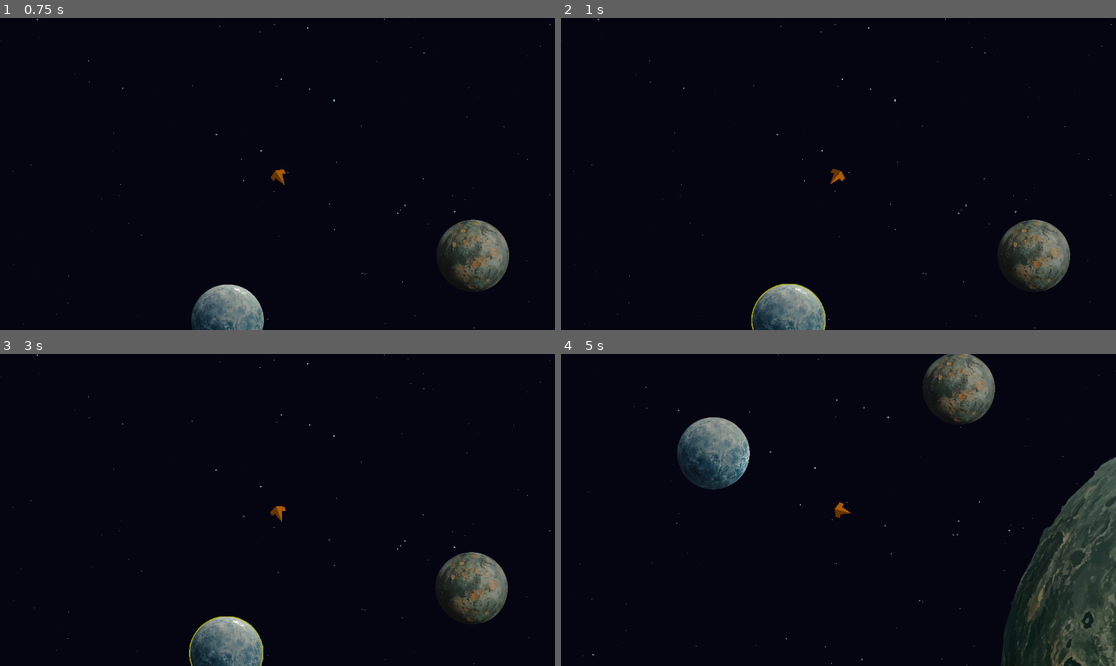
Above: before the commit, frames 1-4 (two rows, left to right).
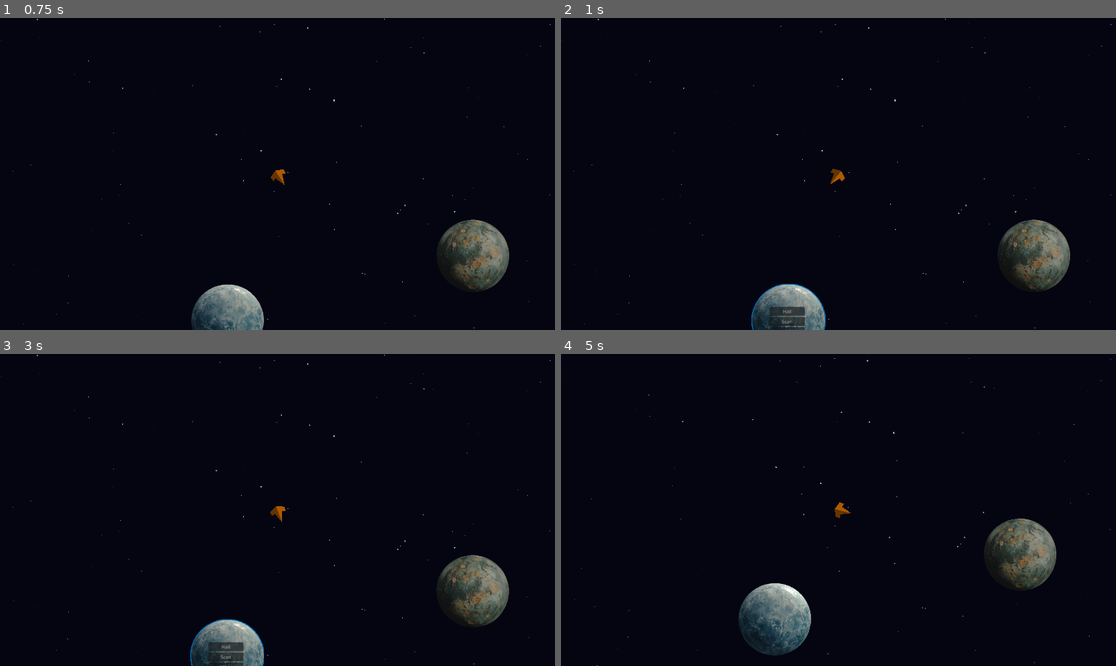
Above: after the commit, the same moments.

Repository: krets/space-octo
Game: Godot game, scene res://scenes/levels/game.tscn
Same seed, same stepped clock (60 frames per second), same inputs: the game is played once before the commit and once after it.
Inputs:
- Up to frame 1 (0.75 s): tap Enter at 0.5 s; hold D (turn_right) from 0.53 s (still down); tap Tab (next_selection) at 0.6 s
- Up to frame 2 (1 s): keep holding D (turn_right); tap E (interact, bound only after the commit) at 0.8 s
- Up to frame 3 (3 s): release D (turn_right) at 1.28 s; hold S (brake) 1.28-2.03 s; tap E (interact, bound only after the commit) at 1.35, 2.3, 2.85 s; tap Tab (next_selection) at 1.55, 2.1 s; tap Space at 2 s; hold D (turn_right) 2.03-2.78 s; hold W (thrust) from 2.78 s (still down)
- Up to frame 4 (5 s): tap Tab (next_selection) at 3.05, 3.6, 4.55 s; release W (thrust) at 3.53 s; hold A (turn_left) from 3.53 s (still down); tap E (interact, bound only after the commit) at 3.8, 4.35 s

Frame 1 is identical in both runs. In frame 2, 0.5% of the frame differs, in the area x 34-48%, y 85-100%; in frame 3, 1.7%; in frame 4, 17%, in the area x 0-100%, y 0-100%.

Commit message:
Adding interactive menu

Diff:
--- a/project.godot
+++ b/project.godot
@@ -63,3 +63,10 @@
 "events": [Object(InputEventKey,"resource_local_to_scene":false,"resource_name":"","device":-1,"window_id":0,"alt_press …(195 unchanged characters)…
 ]
 }
+interact={
+"deadzone": 0.2,
+"events": [Object(InputEventKey,"resource_local_to_scene":false,"resource_name":"","device":-1,"window_id":0,"alt_pressed":false,"shift_pressed":false,"ctrl_pressed":false,"meta_pressed":false,"pressed":false,"keycode":0,"physical_keycode":69,"key_label":0,"unicode":101,"location":0,"echo":false,"script":null)
+, Object(InputEventKey,"resource_local_to_scene":false,"resource_name":"","device":-1,"window_id":0,"alt_pressed":false,"shift_pressed":false,"ctrl_pressed":false,"meta_pressed":false,"pressed":false,"keycode":0,"physical_keycode":4194310,"key_label":0,"unicode":0,"location":0,"echo":false,"script":null)
+, Object(InputEventKey,"resource_local_to_scene":false,"resource_name":"","device":-1,"window_id":0,"alt_pressed":false,"shift_pressed":false,"ctrl_pressed":false,"meta_pressed":false,"pressed":false,"keycode":0,"physical_keycode":4194309,"key_label":0,"unicode":0,"location":0,"echo":false,"script":null)
+]
+}
--- /dev/null
+++ b/scenes/Interactions/planet_interaction.gd
@@ -0,0 +1,19 @@
+extends Control
+
+# Called when the node enters the scene tree for the first time.
+func _ready():
+	$VBoxContainer/ScanButton.connect("pressed", _on_ScanButton_pressed)
+	$VBoxContainer/HailButton.connect("pressed", _on_HailButton_pressed)
+	$VBoxContainer/MineButton.connect("pressed", _on_MineButton_pressed)
+
+func _on_ScanButton_pressed():
+	# Implement scan logic here
+	print("Scanning...")
+
+func _on_HailButton_pressed():
+	# Implement hail logic here
+	print("Hailing...")
+
+func _on_MineButton_pressed():
+	# Implement mine logic here
+	print("Mining...")
--- /dev/null
+++ b/scenes/Interactions/planet_interaction.tscn
@@ -0,0 +1,39 @@
+[gd_scene load_steps=2 format=3 uid="uid://bih7s78mvakbs"]
+
+[ext_resource type="Script" uid="uid://hrygb1xr6s6x" path="res://scenes/Interactions/planet_interaction.gd" id="1_mwa8j"]
+
+[node name="PlanetInteraction" type="Control"]
+layout_mode = 3
+anchors_preset = 0
+offset_left = 1.0
+offset_top = 2.0
+offset_right = 41.0
+offset_bottom = 42.0
+script = ExtResource("1_mwa8j")
+
+[node name="VBoxContainer" type="VBoxContainer" parent="."]
+layout_mode = 1
+anchors_preset = 3
+anchor_left = 1.0
+anchor_top = 1.0
+anchor_right = 1.0
+anchor_bottom = 1.0
+offset_left = -105.0
+offset_top = -88.0
+offset_right = 16.91
+offset_bottom = 13.0
+grow_horizontal = 0
+grow_vertical = 0
+
+[node name="HailButton" type="Button" parent="VBoxContainer"]
+layout_mode = 2
+text = "Hail"
+
+[node name="ScanButton" type="Button" parent="VBoxContainer"]
+layout_mode = 2
+text = "Scan"
+
+[node name="MineButton" type="Button" parent="VBoxContainer"]
+layout_mode = 2
+text = "Mine
+"
--- a/scenes/player/player.gd
+++ b/scenes/player/player.gd
@@ -1,9 +1,9 @@
 extends CharacterBody2D
 
-@export var thrust_speed: float = 600
-@export var brake_speed: float = 300
+@export var thrust_speed: float = 100
+@export var brake_speed: float = 100
 @export var rotation_speed: float = 5.0
-@export var max_speed: float = 400
+@export var max_speed: float = 600
 
 func _physics_process(delta: float) -> void:
 	if Input.is_action_pressed("turn_left"):
--- a/scenes/player/player_scan_area.gd
+++ b/scenes/player/player_scan_area.gd
@@ -8,13 +8,37 @@
 @export var default_highlight_color = Color(1.0, 1.0, 0.0, 1.0) # Yellow/default highlight
 @export var selected_highlight_color = Color(0.0, 0.6, 1.0, 1.0) # Blue highlight
 
+# Add this variable to hold a reference to your UI
+var ui_instance = null
+
+# Call this function to initialize the UI instance
+func initialize_ui():
+	var ui_scene = preload("res://scenes/Interactions/planet_interaction.tscn")
+	ui_instance = ui_scene.instantiate()
+	get_tree().root.add_child.call_deferred(ui_instance)
+	ui_instance.hide()  # Hide it initially
+
 func _ready():
 	self.connect("body_entered", _on_body_entered)
 	self.connect("body_exited", _on_body_exited)
+	initialize_ui()  # Initialize the UI
 
 func _process(_delta):
 	if Input.is_action_just_pressed("next_selection"):
 		cycle_selection()
+	if Input.is_action_just_pressed("interact"):
+		if current_selected_object == null:
+			cycle_selection()
+		if current_selected_object != null:
+			show_ui()
+
+func show_ui():
+	if ui_instance:
+		# Position the UI over the selected object
+		var screen_position = current_selected_object.global_position
+		ui_instance.position = screen_position  # Adjust as necessary for UI offset
+		ui_instance.show()  # Show the UI
+
 
 func cycle_selection():
 	# Update previous selection to default highlight
@@ -32,6 +56,8 @@
 
 		current_selected_object = scannable_objects[current_index]
 		add_highlight(current_selected_object, selected_highlight_color)
+		if ui_instance:
+			ui_instance.hide()
 	else:
 		current_index = -1
 		current_selected_object = null
@@ -48,6 +74,8 @@
 	if body.has_node("Sprite2D"):
 		var sprite = body.get_node("Sprite2D")
 		sprite.material = null
+	if current_selected_object == body and ui_instance:
+		ui_instance.hide()
 
 func _on_body_entered(body):
 	var player = $"/root/Game/Player"
@@ -72,3 +100,4 @@
 		if body == current_selected_object:
 			current_selected_object = null
 			current_index = -1
+			ui_instance.hide()
Not shown, added: scenes/Interactions/planet_interaction.gd.uid
